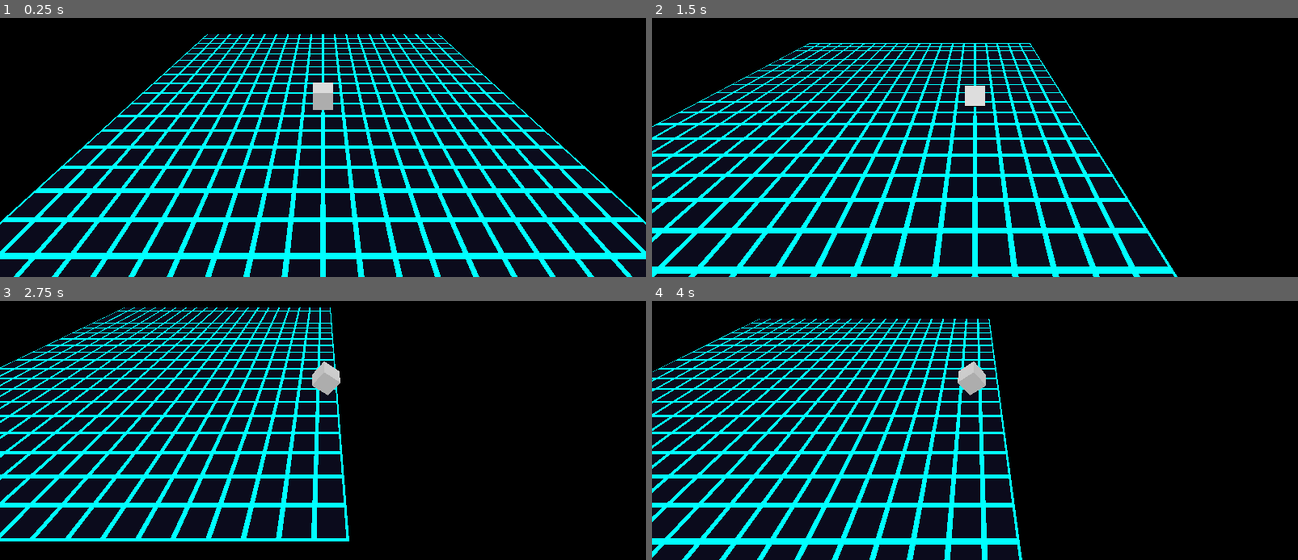
Above: before the commit, frames 1-4 (two rows, left to right).
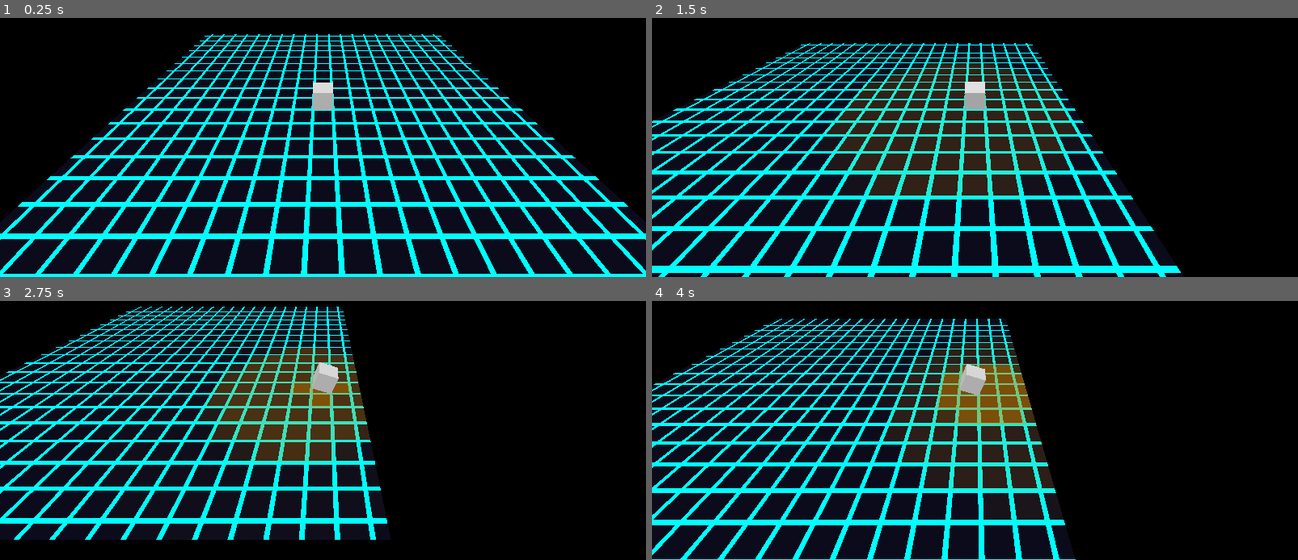
Above: after the commit, the same moments.

Repository: StevenLong/cube
Game: Godot game, scene res://main.tscn
Same seed, same stepped clock (60 frames per second), same inputs: the game is played once before the commit and once after it.
Inputs:
- Up to frame 1 (0.25 s): no input
- Up to frame 2 (1.5 s): tap Enter at 0.5 s; hold Right (move_right) 0.53-1.28 s; hold Shift (sprint) 0.53-1.28 s; hold Down (move_back) from 1.28 s (still down); tap F (camera_tilt_down) at 1.35 s
- Up to frame 3 (2.75 s): tap Shift (sprint) at 1.55 s; release Down (move_back) at 2.03 s; hold Right (move_right) from 2.03 s (still down); hold Shift (sprint) from 2.03 s (still down); tap R (camera_tilt_up) at 2.1 s
- Up to frame 4 (4 s): release Right (move_right) at 2.78 s; release Shift (sprint) at 2.78 s; hold Up (move_forward) 2.78-3.53 s; tap Shift (sprint) at 2.85 s; hold Left (move_left) from 3.53 s (still down); hold Shift (sprint) from 3.53 s (still down)

The runs differ from the first frame. In frame 1, 34% of the frame differs, in the area x 0-100%, y 6-100%; in frame 2, 33%; in frame 3, 29%; in frame 4, 27%.

Commit message:
Noise wave visualisation: per-step expanding pulses anchored to step origin
Each tumble landing spawns an independent wave (up to 8 simultaneous) that
expands and fades from the grid cell where the step landed. Walk radius 4,
sprint radius 8. Mid-tumble sprint detection, sprint slowed to 0.15s.
Escape key quits.

Diff:
--- a/player.gd
+++ b/player.gd
@@ -1,7 +1,9 @@
 extends Node3D
 
 const TUMBLE_DURATION := 0.3
-const SPRINT_DURATION := 0.12
+const SPRINT_DURATION := 0.15
+const WAVE_DURATION := 0.4
+const MAX_WAVES := 8
 
 var grid_pos := Vector2i(0, 0)
 var _tumbling := false
@@ -11,17 +13,23 @@
 var _angle := 0.0
 var _start_pos := Vector3.ZERO
 var _start_basis := Basis.IDENTITY
-var _current_duration := TUMBLE_DURATION
+var _ground_material: ShaderMaterial
+var _waves: Array = []
 
 @onready var _step_player: AudioStreamPlayer = $StepSound
 
 
+func _input(event: InputEvent) -> void:
+	if event.is_action_pressed("ui_cancel"):
+		get_tree().quit()
+
+
 func _ready() -> void:
 	_step_player.stream = _make_step_sound()
+	_ground_material = get_node("../Ground/MeshInstance3D").get_surface_override_material(0)
 
 
 func _begin_tumble(dir: Vector2i) -> void:
-	_current_duration = SPRINT_DURATION if Input.is_action_pressed("sprint") else TUMBLE_DURATION
 	_start_pos = position
 	_start_basis = basis
 	if dir.x == 1:
@@ -48,11 +56,35 @@
 func _play_step(noise_level: float) -> void:
 	_step_player.volume_db = linear_to_db(noise_level)
 	_step_player.play()
+	var max_radius := 8.0 if noise_level > 1.0 else 4.0
+	if _waves.size() >= MAX_WAVES:
+		_waves.pop_front()
+	_waves.append({"origin": Vector2(grid_pos.x, grid_pos.y), "t": 0.0, "max_radius": max_radius})
 
 
 func _process(delta: float) -> void:
+	for i in range(_waves.size() - 1, -1, -1):
+		_waves[i].t = minf(_waves[i].t + delta / WAVE_DURATION, 1.0)
+		if _waves[i].t >= 1.0:
+			_waves.remove_at(i)
+
+	var origins := PackedVector2Array()
+	var radii := PackedFloat32Array()
+	var alphas := PackedFloat32Array()
+	origins.resize(MAX_WAVES)
+	radii.resize(MAX_WAVES)
+	alphas.resize(MAX_WAVES)
+	for i in _waves.size():
+		origins[i] = _waves[i].origin
+		radii[i] = _waves[i].max_radius * _waves[i].t
+		alphas[i] = 1.0 - _waves[i].t
+	_ground_material.set_shader_parameter("wave_origins", origins)
+	_ground_material.set_shader_parameter("wave_radii", radii)
+	_ground_material.set_shader_parameter("wave_alphas", alphas)
+
 	if _tumbling:
-		_t = minf(_t + delta / _current_duration, 1.0)
+		var duration := SPRINT_DURATION if Input.is_action_pressed("sprint") else TUMBLE_DURATION
+		_t = minf(_t + delta / duration, 1.0)
 		var angle := _angle * _t
 		position = _pivot + (_start_pos - _pivot).rotated(_axis, angle)
 		basis = Basis(_axis, angle) * _start_basis
@@ -64,7 +96,7 @@
 				basis.y.snapped(Vector3.ONE),
 				basis.z.snapped(Vector3.ONE)
 			)
-			_play_step(TUMBLE_DURATION / _current_duration)
+			_play_step(TUMBLE_DURATION / duration)
 		return
 
 	var move := Input.get_vector("move_left", "move_right", "move_forward", "move_back")
--- a/shaders/grid_ground.gdshader
+++ b/shaders/grid_ground.gdshader
@@ -1,12 +1,30 @@
 shader_type spatial;
 render_mode unshaded, cull_disabled;
 
+uniform vec2 wave_origins[8];
+uniform float wave_radii[8];
+uniform float wave_alphas[8];
+
 void fragment() {
-	vec2 coord = UV * 20.0;
+	// Grid
+	vec2 coord = UV * 20.0 + vec2(0.5);
 	vec2 wrapped = fract(coord);
 	float lw = 0.08;
 	float gx = step(1.0 - lw, wrapped.x) + step(wrapped.x, lw);
 	float gy = step(1.0 - lw, wrapped.y) + step(wrapped.y, lw);
 	float on_line = clamp(gx + gy, 0.0, 1.0);
-	ALBEDO = mix(vec3(0.06, 0.06, 0.12), vec3(0.0, 1.0, 1.0), on_line);
+	vec3 grid_color = mix(vec3(0.06, 0.06, 0.12), vec3(0.0, 1.0, 1.0), on_line);
+
+	// Noise waves
+	vec2 world_xz = UV * 20.0 - vec2(10.0);
+	vec2 cell_center = round(world_xz);
+	float wave_total = 0.0;
+	for (int i = 0; i < 8; i++) {
+		float cell_dist = length(cell_center - wave_origins[i]);
+		float r = wave_radii[i];
+		float in_range = 1.0 - smoothstep(r - 0.5, r + 0.5, cell_dist);
+		wave_total = clamp(wave_total + in_range * wave_alphas[i], 0.0, 1.0);
+	}
+
+	ALBEDO = mix(grid_color, vec3(0.9, 0.55, 0.0), wave_total * 0.55);
 }
